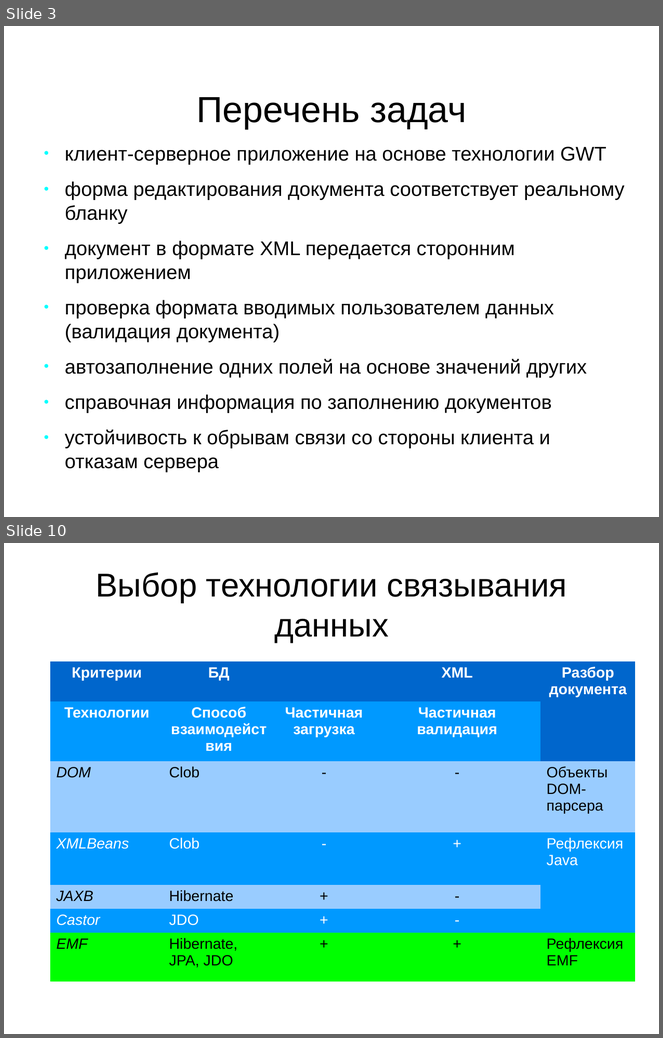
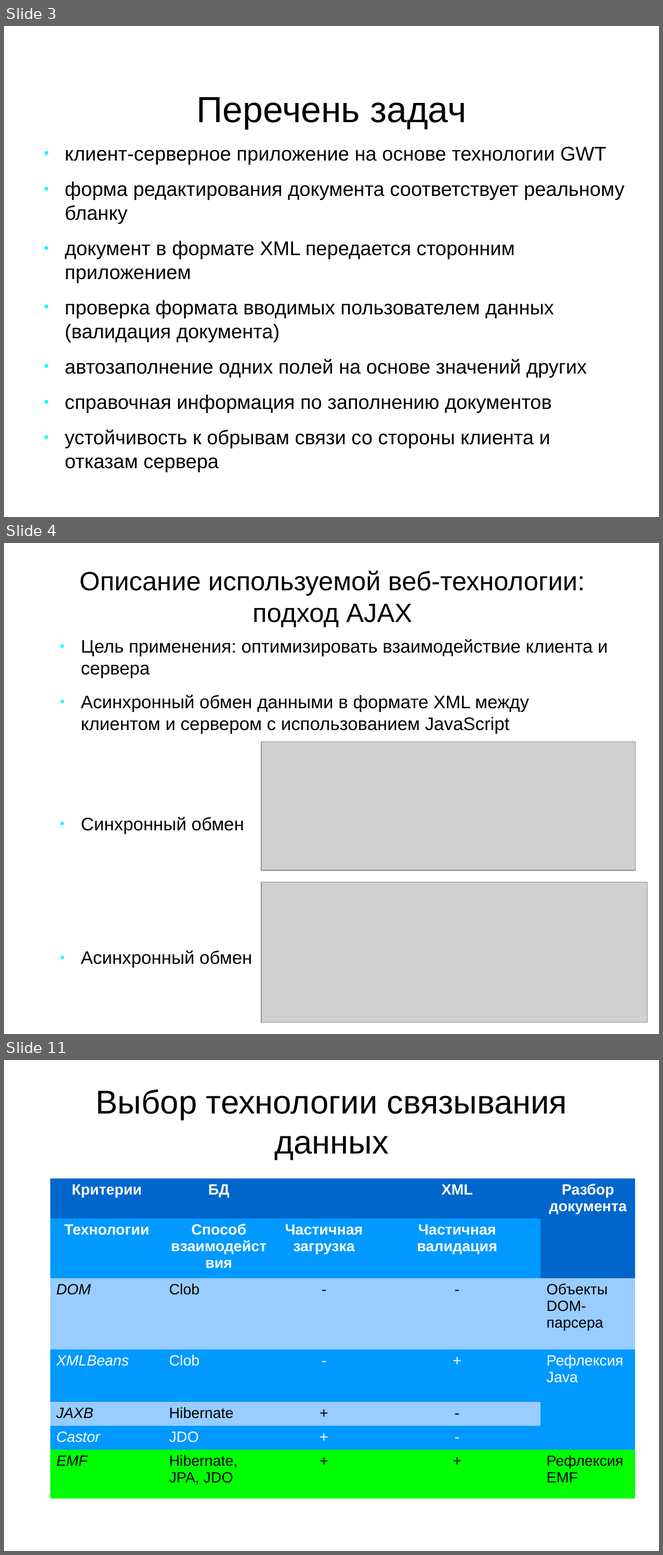
Before and after one commit to aeremenok/a-team-777, a slide deck: diploma/eav/diploma/demo.odp. Shown one above the other, each under a label of ours: slides 3 and 10 before the commit, slides 3, 4 and 11 after it; the slides between them are not shown. The pictures are 663x1038 and 663x1555 pixels, drawn with LibreOffice and Linux fonts; fonts in the diff are those of the drawing; grey boxes stand for pictures. Boxes give left, top, right and bottom in pixels: in the first picture for what was removed or moved away, otherwise in the second. Text is boxed around its words. In the diff, an @@ line names an element or a change of style, - is before the commit and + after.

```diff
--- a/diploma/eav/diploma/demo.odp
+++ b/diploma/eav/diploma/demo.odp
@@ slide 4 added at bbox=[4, 543, 659, 1034], background #FFFFFF @@
@@ title added at bbox=[79, 571, 585, 627], 32 pt, text #000000 @@
+Описание используемой веб-технологии: подход AJAX
@@ text added at bbox=[81, 639, 608, 834], 22 pt, text #000000 @@
+● Цель применения: оптимизировать взаимодействие клиента и сервера
+● Асинхронный обмен данными в формате XML между клиентом и сервером с использованием JavaScript
+● Синхронный обмен
+● Асинхронный обмен
@@ picture added at bbox=[261, 742, 636, 871] @@
@@ picture added at bbox=[261, 883, 648, 1023] @@
@@ what was slide 10 is now slide 11 @@
```
Also in this commit, not shown: 2 slides changed, 4 other slides added, 4 slides removed, 1 other file.
